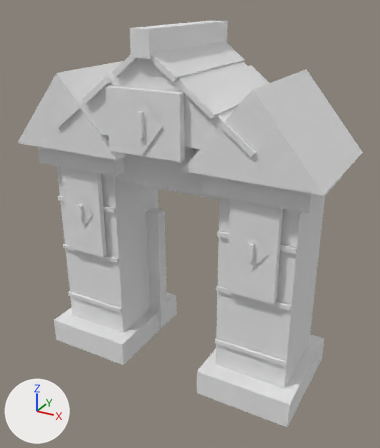
The FBX model factory/unity-src/hyeopgok-sasu/Resources/HyeopgokSasu/Models/enemy_gate.fbx as it was, and as the next commit left it.
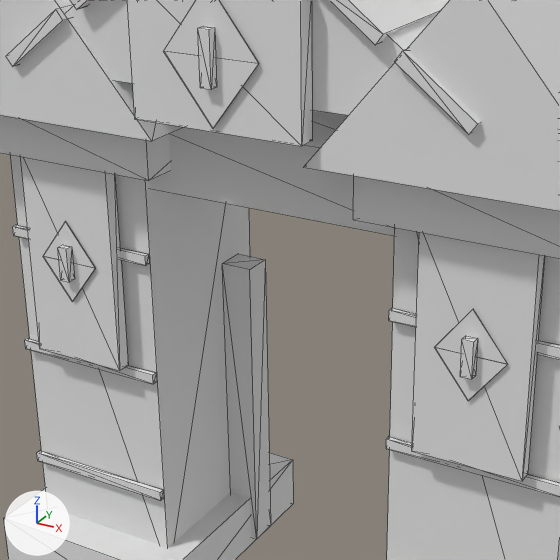
Each version appears first whole from a 50 mm lens placed at (1.77, -3.14, 2.71), pointed at (0.06, -0.04, 1.16), and next in a close-up on the part from 14% to 76% of the width and 22% to 75% of the height. Lighting does not change. The marker at lower left points along +X, +Y and +Z. The last two pictures show the newer version. The close-ups show mesh edges as thin lines. Where no turn or scale is listed for an object, it has been applied to the vertices. Vertices at exactly the same position are counted once.

Objects in the first close-up: 'enemy_gate'.
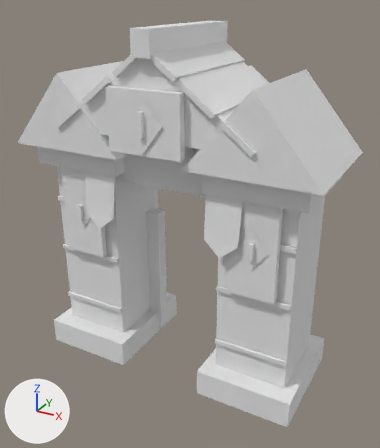
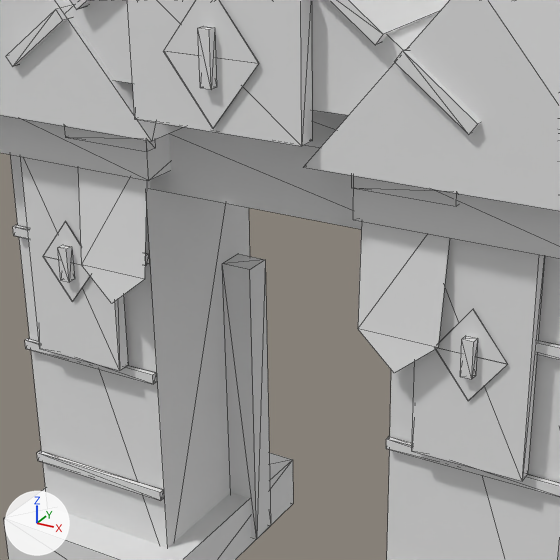
What differs and where, as boxes [x1, y1, x2, y2] in the close-ups (560 x 560 px):
part 1 of me_enemy_gate_mesh, added
    after: [64, 126, 155, 152]
part 2 of me_enemy_gate_mesh, added
    after: [351, 175, 458, 206]
part 3 of me_enemy_gate_mesh, added
    after: [78, 168, 147, 303]
part 4 of me_enemy_gate_mesh, added
    after: [358, 221, 450, 373]

The change, as a list of edits to the scene's bpy script:
```text
Change me_enemy_gate_mesh:
    used by ob_enemy_gate; location = (0.0, 0.0, 0.0)
    verts and faces of me_enemy_gate_mesh; kept vertices keep their numbers, new ones are numbered from 274
    remove me_enemy_gate_mesh.from_pydata(...)  # 274 vertices, 384 faces; spans x -1.12..1.12, y -0.55..0.52, z 0.0..2.53
    add me_enemy_gate_mesh.from_pydata(...)  # 300 vertices, 414 faces; spans x -1.12..1.12, y -0.55..0.52, z 0.0..2.53
    me_enemy_gate_mesh part 1: a new loose piece, a box spanning x -0.63..-0.33, y -0.38..-0.34, z 1.65..1.69, in mat_enemy_gate_vertexpalette (white #e7e7e7)
    me_enemy_gate_mesh part 2: a new loose piece, a box spanning x 0.33..0.63, y -0.38..-0.34, z 1.65..1.69, in mat_enemy_gate_vertexpalette (white #e7e7e7)
    me_enemy_gate_mesh part 3
    add verts[274] = (-0.61, -0.35, 1.66)
    add verts[275] = (-0.35, -0.35, 1.66)
    add verts[276] = (-0.36, -0.39, 1.25)  # pixel (144, 279)
    add verts[277] = (-0.48, -0.4, 1.15)  # pixel (111, 303)
    add verts[278] = (-0.6, -0.39, 1.25)  # pixel (81, 264)
    add faces += [(276, 277, 278), (274, 275, 278), (275, 276, 278)]
    me_enemy_gate_mesh part 4
    add verts[279] = (0.35, -0.35, 1.66)
    add verts[280] = (0.61, -0.35, 1.66)
    add verts[281] = (0.6, -0.39, 1.25)  # pixel (438, 347)
    add verts[282] = (0.48, -0.4, 1.15)  # pixel (394, 373)
    add verts[283] = (0.36, -0.39, 1.25)  # pixel (357, 328)
    add faces += [(281, 282, 283), (279, 280, 283), (280, 281, 283)]
```
